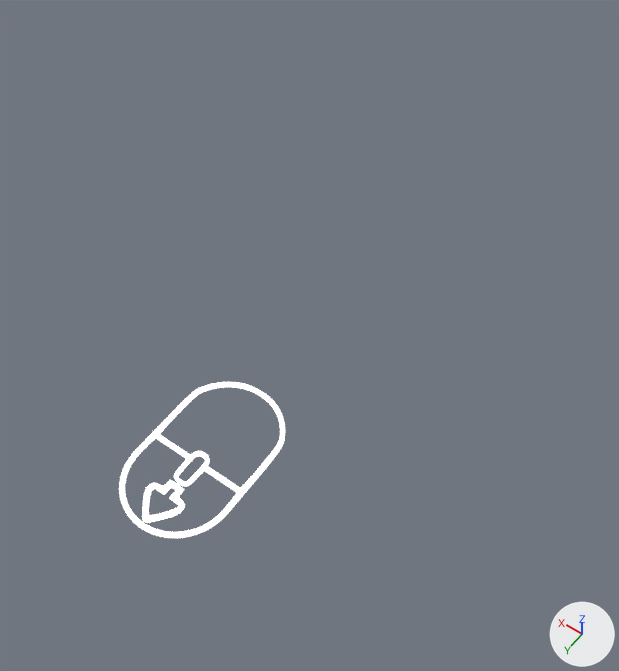
A saved change to the Blender file Assets/Assets/Mouse/Mouse.blend.
The view is the same before and after, from a camera (50 mm lens) standing at (-9.0, 7.7, 19.9) and looking at (0.7, -5.8, -1.3). Every picture has the same lights, and +X, +Y and +Z are marked at lower right.
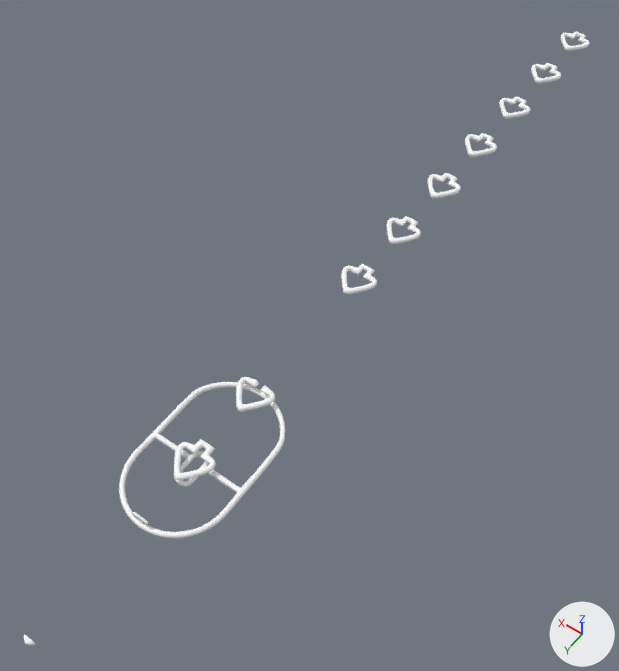
Where the change shows, as pixel boxes [x1, y1, x2, y2] in the pictures (619 x 671 px):
```json
{"object": "Cube.002", "change": "surface changed, moved, modifiers changed", "before": [142, 480, 185, 523], "after": [24, 32, 590, 645]}
{"object": "Cube", "change": "surface changed", "before": [119, 382, 285, 538], "after": [119, 382, 285, 538]}
```

Scene script edits in JSON lines:
```json
{"op": "remove", "block": "mat_material_001", "code": "mat_material_001.emission_strength = 1.0"}
{"block": "me_cube_003", "where": "me_cube_003.from_pydata(...)  # 38 vertices, 35 faces; spans x -0.05..6.42, y -6.38..6.66, z -1.0..1.0"}
{"block": "me_cube_003", "where": "# used by ob_cube_002; location = (0.0, 1.7, 0.0); scale = (0.1, -0.1, 0.1)"}
{"block": "me_cube_003", "change": "me_cube_003 part 1: the whole mesh is moved by (0.02, -5.83, 0.0)"}
{"op": "add", "block": "me_cube_004", "code": ["me_cube_004 = bpy.data.meshes.new('Cube.004')", "me_cube_004.from_pydata([(-0.97, -0.93, -1.0), (-0.97, -0.93, 1.0), (-1.0, 1.0, -1.0), (-1.0, 1.0, 1.0), (0.97, -0.93, -1.0), (0.97, -0.93, 1.0), (1.0, 1.0, -1.0), (1.0, 1.0, 1.0), (0.33, 1.0, -1.0), (-0.33, 1.0, -1.0), (-0.33, 1.0, 1.0), (0.33, 1.0, 1.0), (-0.22, -0.68, -1.0), (0.22, -0.68, -1.0), (0.22, -0.68, 1.0), (-0.22, -0.68, 1.0)], [], [(0, 1, 3, 2), (8, 11, 7, 6), (6, 7, 5, 4), (12, 15, 1, 0), (8, 6, 4, 13), (10, 3, 1, 15), (7, 11, 14, 5), (11, 10, 15, 14), (2, 9, 12, 0), (9, 8, 13, 12), (4, 5, 14, 13), (13, 14, 15, 12), (2, 3, 10, 9), (9, 10, 11, 8)])"]}
{"op": "set", "path": "ob_cube_002.location", "old": "(0.0, 1.7, 0.0)", "new": "(0.0, 5.0, 0.31)"}
{"op": "add", "block": "ob_cube_002", "code": "_m = ob_cube_002.modifiers.new('Weld', 'WELD')"}
{"op": "add", "block": "ob_cube_002", "code": "_m.merge_threshold = 0.195"}
{"block": "ob_cube_002", "where": "_m = ob_cube_002.modifiers.new('Subdivision', 'SUBSURF')"}
{"op": "remove", "block": "ob_cube_002", "code": "_m = ob_cube_002.modifiers.new('Weld', 'WELD')"}
{"op": "remove", "block": "ob_cube_002", "code": "_m.merge_threshold = 0.016"}
{"op": "set", "path": "_m.levels", "old": "2", "new": "3"}
{"op": "add", "block": "ob_cube_002", "code": "_m = ob_cube_002.modifiers.new('Array', 'ARRAY')"}
{"op": "add", "block": "ob_cube_002", "code": "_m.count = 12"}
{"op": "add", "block": "ob_cube_002", "code": "_m.relative_offset_displace = (0.0, 2.0, 0.0)"}
{"op": "add", "block": "ob_cube_002", "code": "_m = ob_cube_002.modifiers.new('Boolean', 'BOOLEAN')"}
{"op": "add", "block": "ob_cube_002", "code": "_m.object = ob_cube_003"}
{"op": "add", "block": "ob_cube_002", "code": "_m.solver = 'FLOAT'"}
{"op": "add", "block": "ob_cube_002", "code": "_m = ob_cube_002.modifiers.new('Boolean.001', 'BOOLEAN')"}
{"op": "add", "block": "ob_cube_002", "code": "_m.object = ob_cube_001"}
{"op": "add", "block": "ob_cube_002", "code": "_m.solver = 'FLOAT'"}
{"op": "add", "block": "ob_cube_003", "code": ["ob_cube_003 = bpy.data.objects.new('Cube.003', me_cube_004)", "ob_cube_003.location = (0.0, 3.9, 0.0)", "ob_cube_003.scale = (2.17, 2.17, 2.17)", "ob_cube_003.hide_render = True"]}
```
